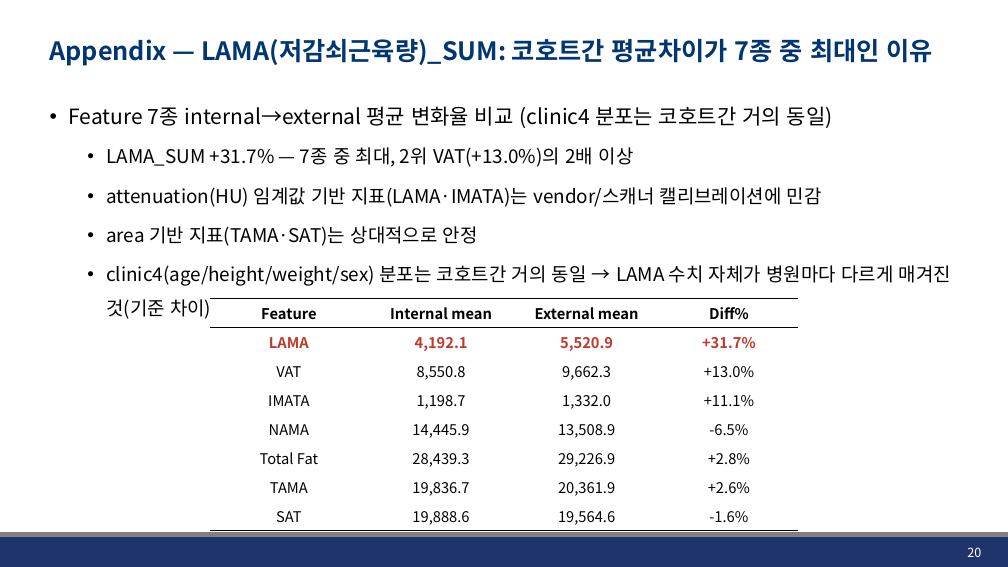
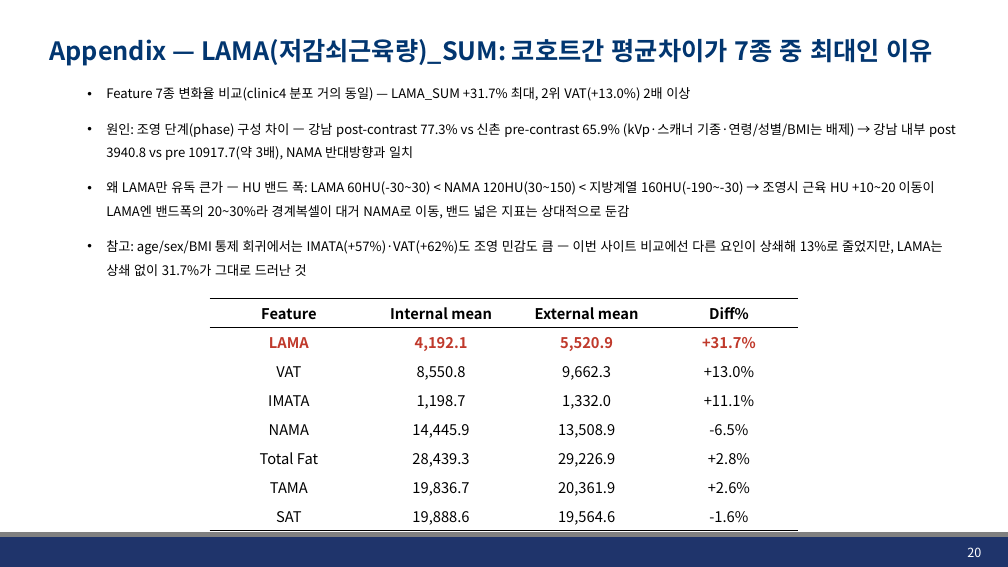
Before and after one commit to JHWannabe/Clinical_Study, a slide deck: slide 20 of docs/260807_Results of multiple Features.pptx. Drawn at 1008x567 pixels with LibreOffice and Linux fonts; fonts in the diff are those of the drawing; background and template pictures are left out. Boxes give left, top, right and bottom in pixels: in the first picture for what was removed or moved away, otherwise in the second. Text is boxed around its words. In the diff, an @@ line names an element or a change of style, - is before the commit and + after.

```diff
--- a/docs/260807_Results of multiple Features.pptx
+++ b/docs/260807_Results of multiple Features.pptx
@@ text at <box>106,87,956,276</box>: text changed; size 18 to 12.5 pt @@
-• Feature 7종 internal→external 평균 변화율 비교 (clinic4 분포는 코호트간 거의 동일)
-  • LAMA_SUM +31.7% — 7종 중 최대, 2위 VAT(+13.0%)의 2배 이상
-  • attenuation(HU) 임계값 기반 지표(LAMA·IMATA)는 vendor/스캐너 캘리브레이션에 민감
-  • area 기반 지표(TAMA·SAT)는 상대적으로 안정
-  • clinic4(age/height/weight/sex) 분포는 코호트간 거의 동일 → LAMA 수치 자체가 병원마다 다르게 매겨진 것(기준 차이)
+  • Feature 7종 변화율 비교(clinic4 분포 거의 동일) — LAMA_SUM +31.7% 최대, 2위 VAT(+13.0%) 2배 이상
+  • 원인: 조영 단계(phase) 구성 차이 — 강남 post-contrast 77.3% vs 신촌 pre-contrast 65.9% (kVp·스캐너 기종·연령/성별/BMI는 배제) → 강남 내부 post 3940.8 vs pre 10917.7(약 3배), NAMA 반대방향과 일치
+  • 왜 LAMA만 유독 큰가 — HU 밴드 폭: LAMA 60HU(-30~30) < NAMA 120HU(30~150) < 지방계열 160HU(-190~-30) → 조영시 근육 HU +10~20 이동이 LAMA엔 밴드폭의 20~30%라 경계복셀이 대거 NAMA로 이동, 밴드 넓은 지표는 상대적으로 둔감
+  • 참고: age/sex/BMI 통제 회귀에서는 IMATA(+57%)·VAT(+62%)도 조영 민감도 큼 — 이번 사이트 비교에선 다른 요인이 상쇄해 13%로 줄었지만, LAMA는 상쇄 없이 31.7%가 그대로 드러난 것
```
Also in this commit, not shown: 10 other slides changed, 1 slide added, 1 slide removed, 29 other files.
